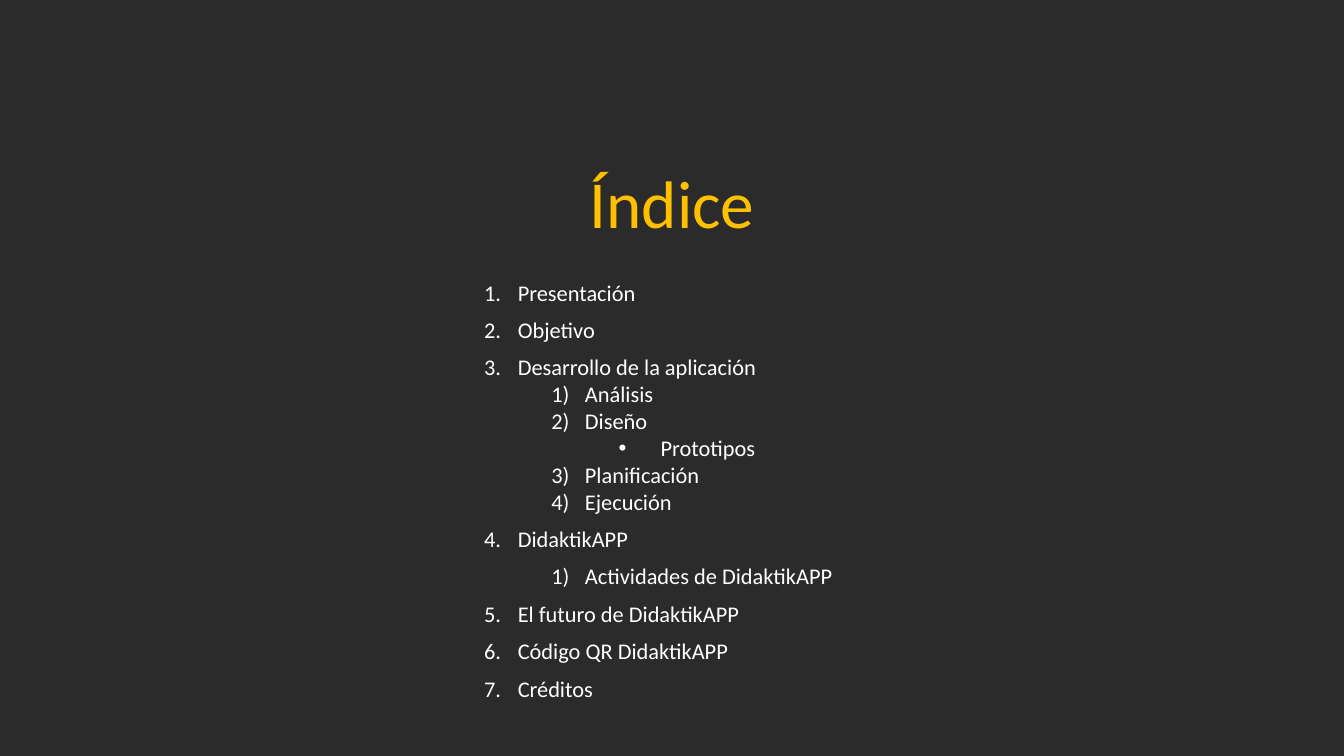
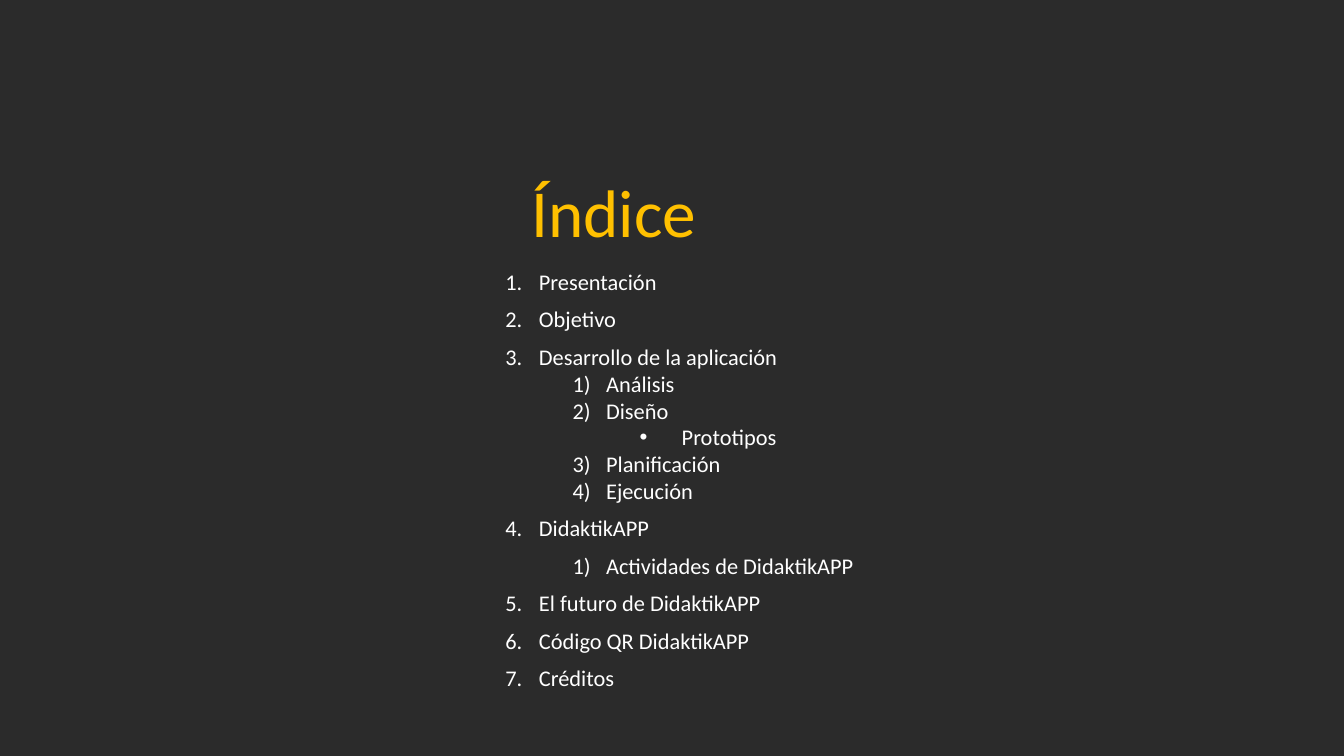
Before and after one commit to Jandycon/PROYECTOAPP, a slide deck: slide 2 of DidaktikApp.pptx. Drawn at 1344x756 pixels with LibreOffice and Linux fonts; fonts in the diff are those of the drawing; background and template pictures are left out; a plain dark background stands for a picture behind light text. Boxes give left, top, right and bottom in pixels: in the first picture for what was removed or moved away, otherwise in the second. Text is boxed around its words. In the diff, an @@ line names an element or a change of style, - is before the commit and + after.

```diff
--- a/DidaktikApp.pptx
+++ b/DidaktikApp.pptx
@@ text "Índice": place and size @@
-text "Índice" at [590, 173, 755, 229]
+text "Índice" at [531, 182, 696, 238]
@@ text "Presentación": place and size @@
-text "Presentación" at [518, 285, 832, 697]
+text "Presentación" at [539, 274, 853, 686]
```
Also in this commit, not shown: 15 other slides changed.
